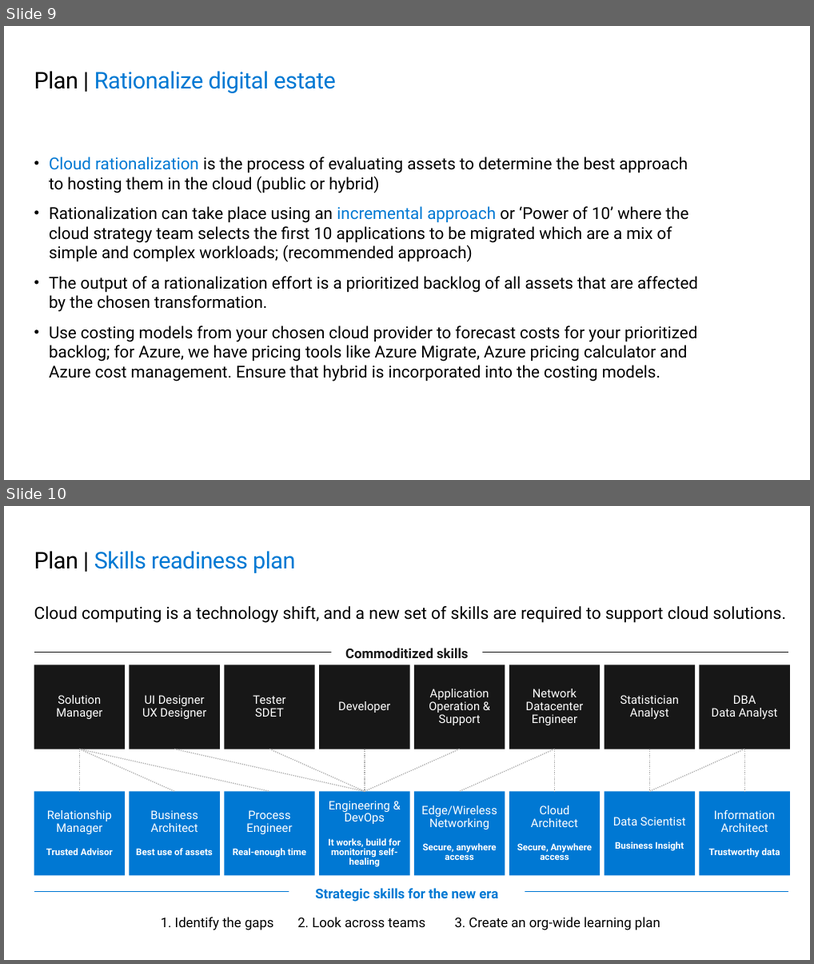
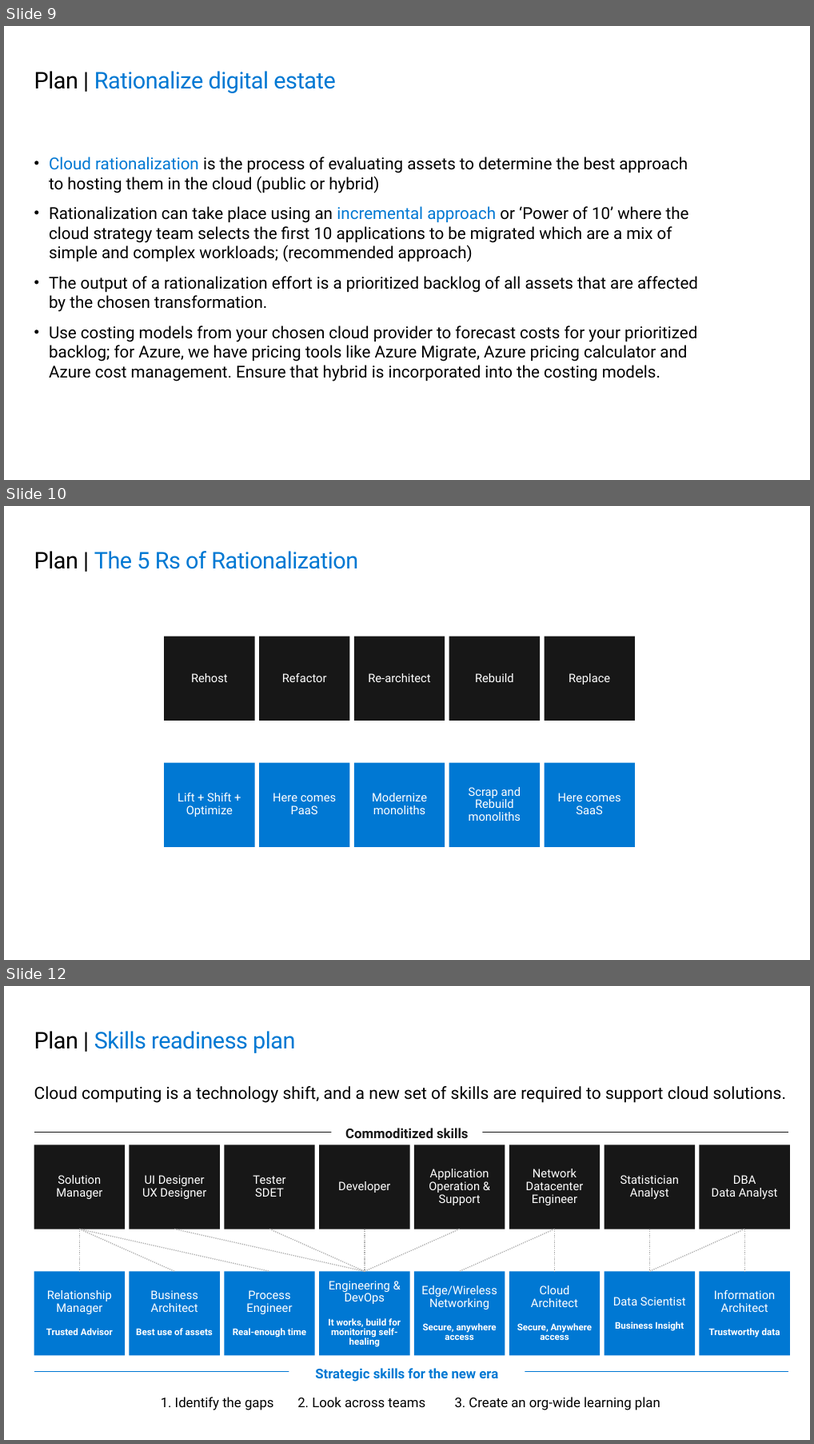
Before and after one commit to vrhovnik/CAF-Expert-Learning-Path, a slide deck: 01-CAF 101/sources/02-CAF-Plan.pptx. Shown one above the other, each under a label of ours: slides 9 and 10 before the commit, slides 9, 10 and 12 after it; the slides between them are not shown. The pictures are 814x964 and 814x1444 pixels, drawn with LibreOffice and Linux fonts; fonts in the diff are those of the drawing; background and template pictures are left out. Boxes give left, top, right and bottom in pixels: in the first picture for what was removed or moved away, otherwise in the second. Text is boxed around its words. In the diff, an @@ line names an element or a change of style, - is before the commit and + after.

```diff
--- a/01-CAF 101/sources/02-CAF-Plan.pptx
+++ b/01-CAF 101/sources/02-CAF-Plan.pptx
@@ slide 10 added at [4, 506, 810, 960], background #FFFFFF @@
@@ title added at [34, 551, 358, 569], 27.4 pt, text #0078D3 @@
+Plan | The 5 Rs of Rationalization
@@ rectangle added at [164, 636, 255, 720], fill #181818, 14 pt, text #FFFFFF @@
+Rehost
@@ rectangle added at [259, 636, 350, 720], fill #181818, 14 pt, text #FFFFFF @@
+Refactor
@@ rectangle added at [354, 636, 445, 720], fill #181818, 14 pt, text #FFFFFF @@
+Re-architect
@@ rectangle added at [450, 636, 540, 720], fill #181818, 14 pt, text #FFFFFF @@
+Rebuild
@@ rectangle added at [545, 636, 635, 720], fill #181818, 14 pt, text #FFFFFF @@
+Replace
@@ rectangle added at [164, 763, 255, 847], fill #0078D3, 14 pt, text #FFFFFF @@
+Lift + Shift + Optimize
@@ rectangle added at [259, 763, 350, 847], fill #0078D3, 14 pt, text #FFFFFF @@
+Here comes PaaS
@@ rectangle added at [354, 763, 445, 847], fill #0078D3, 14 pt, text #FFFFFF @@
+Modernize monoliths
@@ rectangle added at [450, 763, 540, 847], fill #0078D3, 14 pt, text #FFFFFF @@
+Scrap and Rebuild monoliths
@@ rectangle added at [545, 763, 635, 847], fill #0078D3, 14 pt, text #FFFFFF @@
+Here comes SaaS
@@ what was slide 10 is now slide 12 @@
```
Also in this commit, not shown: 1 other slide added.
